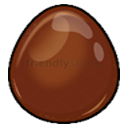
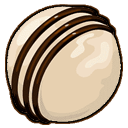
Before/after of a 128×128 layered artwork. What changed in the layer stack:
showed "레이어 6 사본", painted on it over [5, 4, 123, 125]
hid "레이어 1" over [8, 4, 120, 124]
